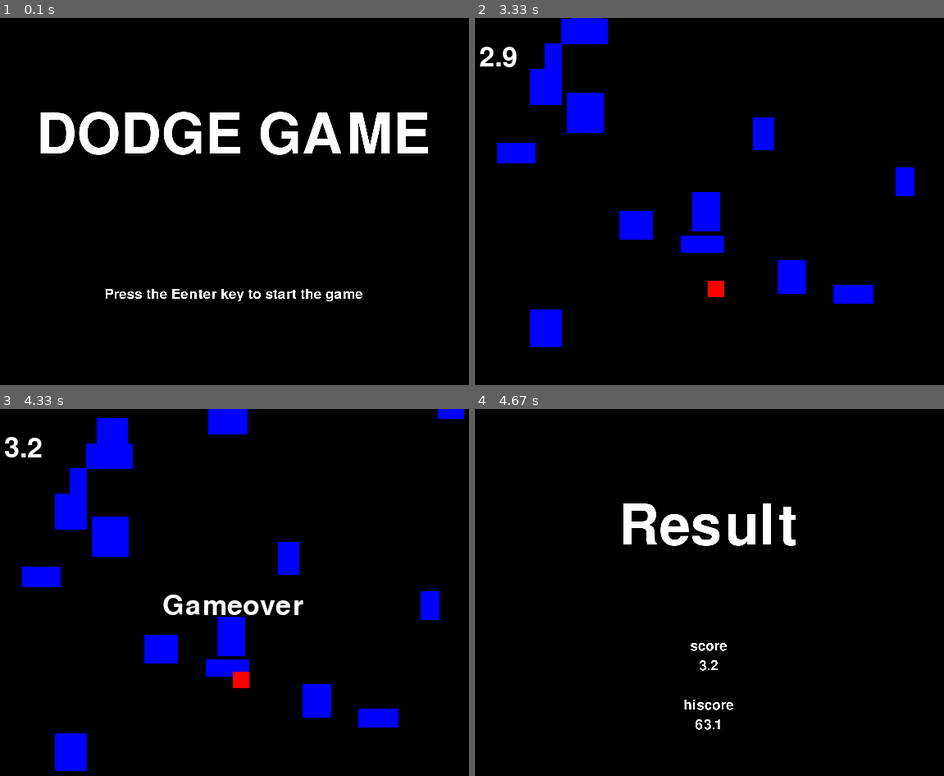
Above: before the commit, frames 1-4 (two rows, left to right).
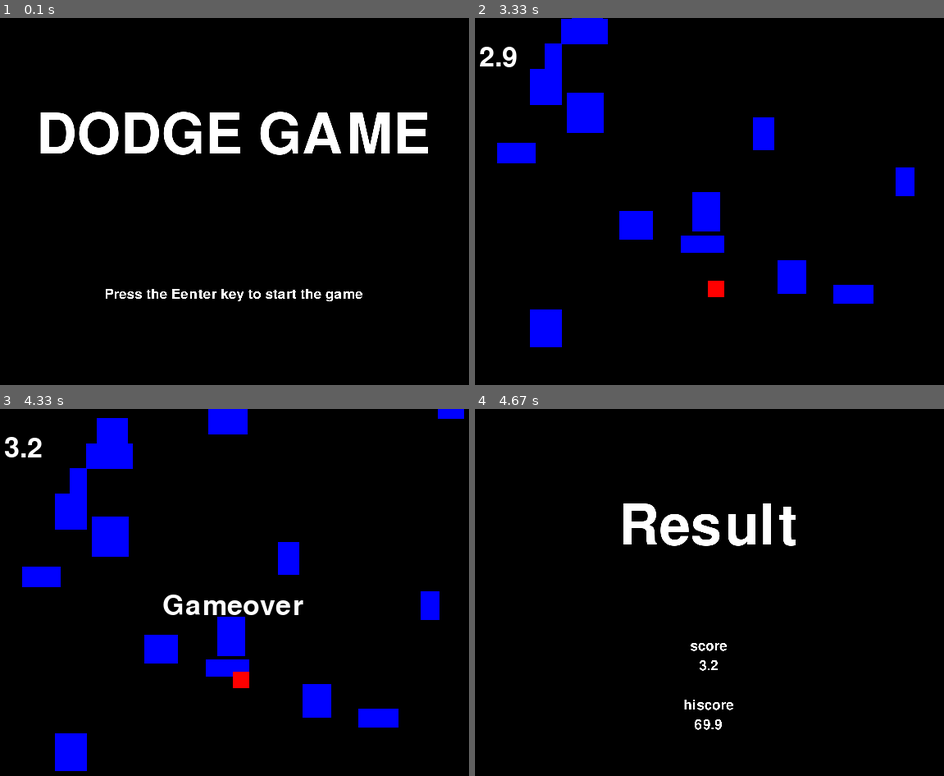
Above: after the commit, the same moments.

Repository: tenkaLab/pygame-dodge-game
Game: pygame game, started from run.py
Same seed, same stepped clock (60 frames per second), same inputs: the game is played once before the commit and once after it.
Inputs:
- Up to frame 1 (0.1 s): no input
- Up to frame 2 (3.33 s): tap Enter at 0.33 s
- Up to frame 3 (4.33 s): no input
- Up to frame 4 (4.67 s): no input

Frames 1-3 are identical in both runs. In frame 4, less than 0.1% of the frame differs, in the area x 46-53%, y 84-88%.

Commit message:
feat: update py-gamekit package

Diff:
--- a/game/app/assets/data.json
+++ b/game/app/assets/data.json
@@ -1 +1 @@
-{"hiscore": 63.1}
+{"hiscore": 69.9}
--- a/game/app/gameobjects/player.py
+++ b/game/app/gameobjects/player.py
@@ -3,6 +3,7 @@
 from game.package.base_objects import Worldobject, Component
 from game.package.components import Transform, SpriteRenderer, Collider
 from game.app.components.state import State
+
 
 class Player(Worldobject):
 
--- a/game/app/scenes/game_scene.py
+++ b/game/app/scenes/game_scene.py
@@ -4,7 +4,7 @@
 from game.package.base_objects import Scene
 from ..gameobjects.enemy import Enemy
 from ..gameobjects.player import Player
-from ..gameobjects.ui import Text
+from game.package.gameobjects.uiobjects import Text
 
 
 class Timer:
--- a/game/app/scenes/result_scene.py
+++ b/game/app/scenes/result_scene.py
@@ -1,7 +1,7 @@
 import json
 
 from game.package.base_objects import Scene
-from game.app.gameobjects.ui import Text
+from game.package.gameobjects.uiobjects import Text
 
 
 class ResultScene(Scene):
--- a/game/app/scenes/title_scene.py
+++ b/game/app/scenes/title_scene.py
@@ -1,6 +1,5 @@
 from game.package.base_objects import Scene
-from game.app.gameobjects.ui import Text
-from game.app.scenes.game_scene import GameScene
+from game.package.gameobjects.uiobjects import Text
 
 class TitleScene(Scene):
 
--- a/game/config.py
+++ b/game/config.py
@@ -1,7 +1,9 @@
 from game import paths
+
 from game.app.scenes.title_scene import TitleScene
 from game.app.scenes.game_scene import GameScene
 from game.app.scenes.result_scene import ResultScene
+
 
 game = {
     "name" : "pygame-dodge-game",
@@ -17,6 +19,13 @@
     "initial_scene_index" : 0,
 }
 
+scenes = [
+    TitleScene,
+    GameScene,
+    ResultScene
+]
+
+
 global_values = {
     "score" : 0,
 }
@@ -25,9 +34,3 @@
     "show_colliders" : False,
     "print_key_events" : False
 }
-
-scenes = [
-    TitleScene,
-    GameScene,
-    ResultScene
-]
--- a/game/package/gameobjects/uiobjects/__init__.py
+++ b/game/package/gameobjects/uiobjects/__init__.py
@@ -0,0 +1,2 @@
+from .image import Image
+from .text import Text
--- /dev/null
+++ b/game/package/gameobjects/uiobjects/image.py
@@ -0,0 +1,20 @@
+import pygame
+
+from game.package.base_objects import Uiobject
+from game.package.components import SpriteRenderer
+
+
+class Image(Uiobject):
+    def __init__(self, position, size, scale, layer):
+        super().__init__()
+
+        transform = self.get_component("RectTransform")
+        transform.position = position
+        transform.scale = scale
+        transform.layer = layer
+
+        sprite = SpriteRenderer()
+        surface = pygame.Surface(size)
+        surface.fill((255,255,255))
+        sprite.set_surface(surface)
+        self.add_component(sprite)
--- a/game/app/gameobjects/ui.py
+++ b/game/package/gameobjects/uiobjects/text.py
@@ -3,20 +3,6 @@
 from game.package.base_objects import Uiobject
 from game.package.components import SpriteRenderer
 
-class Image(Uiobject):
-    def __init__(self, position, size, scale, layer):
-        super().__init__()
-
-        transform = self.get_component("RectTransform")
-        transform.position = position
-        transform.scale = scale
-        transform.layer = layer
-
-        sprite = SpriteRenderer()
-        surface = pygame.Surface(size)
-        surface.fill((255,255,255))
-        sprite.set_surface(surface)
-        self.add_component(sprite)
 
 class Text(Uiobject):
     def __init__(
